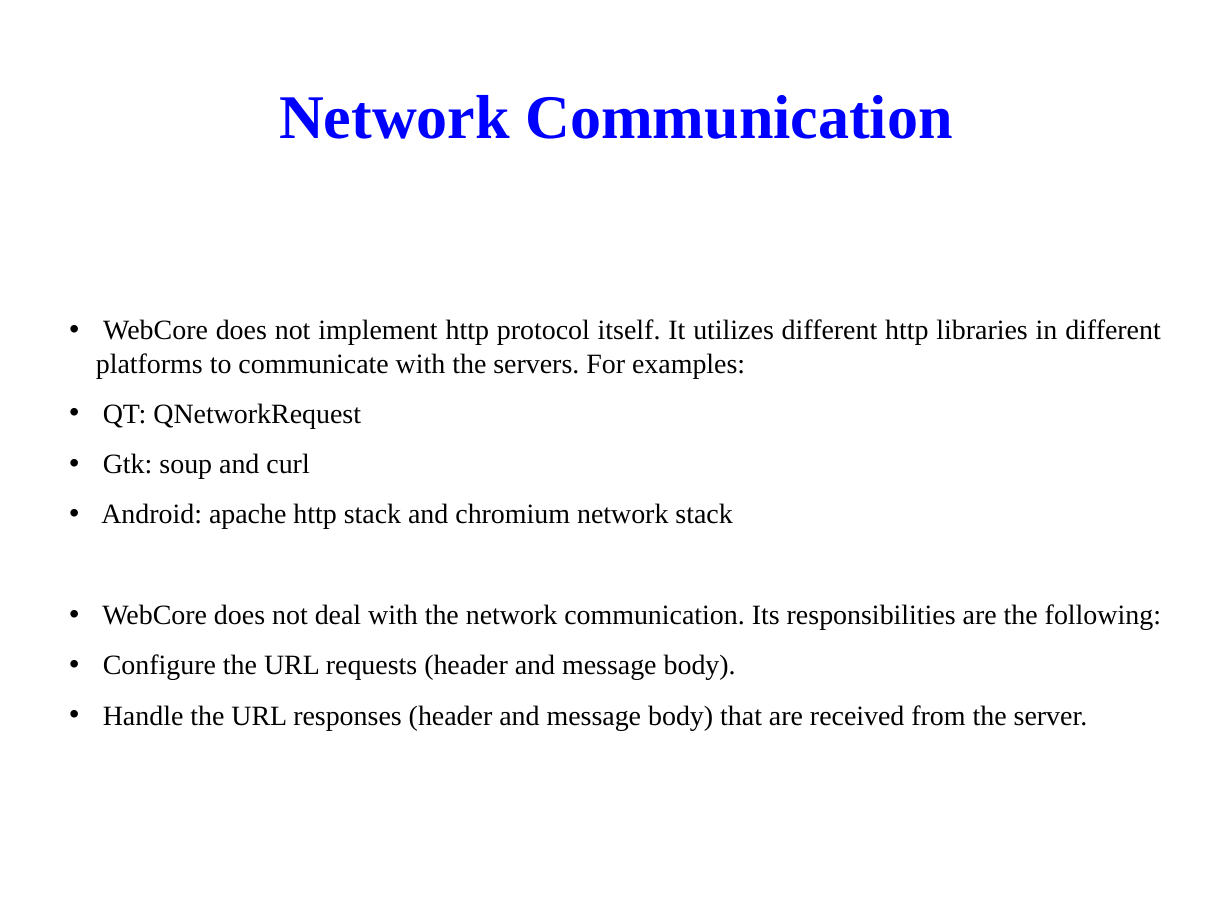
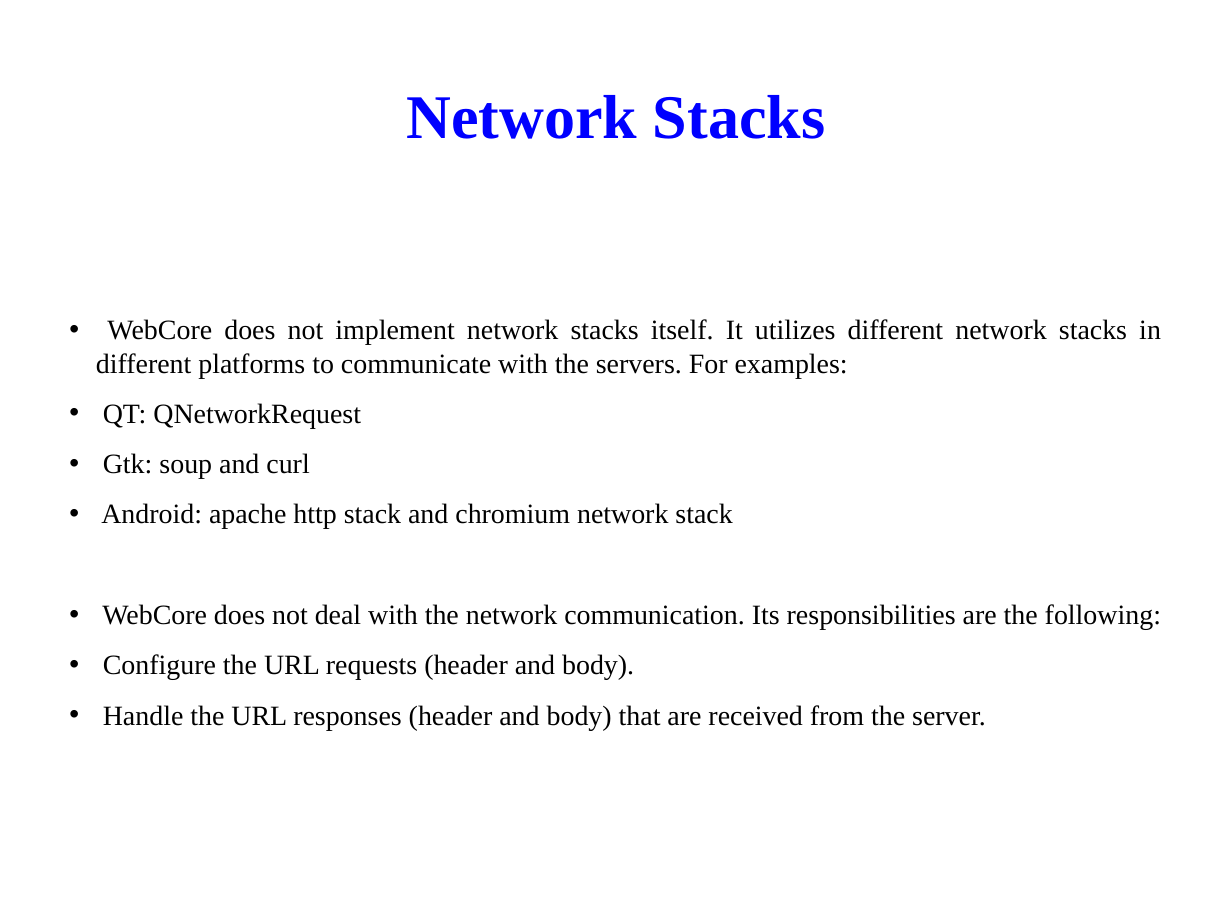
Before and after one commit to tsaicw/browser_research, a slide deck: slide 37 of WebKit/WebKit.odp (slide 33 before the commit). Drawn at 1232x924 pixels with LibreOffice and Linux fonts; fonts in the diff are those of the drawing; background and template pictures are left out. Boxes give left, top, right and bottom in pixels: in the first picture for what was removed or moved away, otherwise in the second. Text is boxed around its words. In the diff, an @@ line names an element or a change of style, - is before the commit and + after.

```diff
--- a/WebKit/WebKit.odp
+++ b/WebKit/WebKit.odp
@@ title at box(407, 95, 825, 139): text changed @@
-Network Communication
+Network Stacks
@@ subtitle at box(96, 319, 1161, 378): text changed @@
-• WebCore does not implement http protocol itself. It utilizes different http libraries in different platforms to communicate with the servers. For examples:
+• WebCore does not implement network stacks itself. It utilizes different network stacks in different platforms to communicate with the servers. For examples:
@@ subtitle at box(103, 654, 986, 730): text changed @@
-• Configure the URL requests (header and message body).
-• Handle the URL responses (header and message body) that are received from the server.
+• Configure the URL requests (header and body).
+• Handle the URL responses (header and body) that are received from the server.
```
Also in this commit, not shown: 5 other slides changed, 17 slides added, 7 slides removed.
